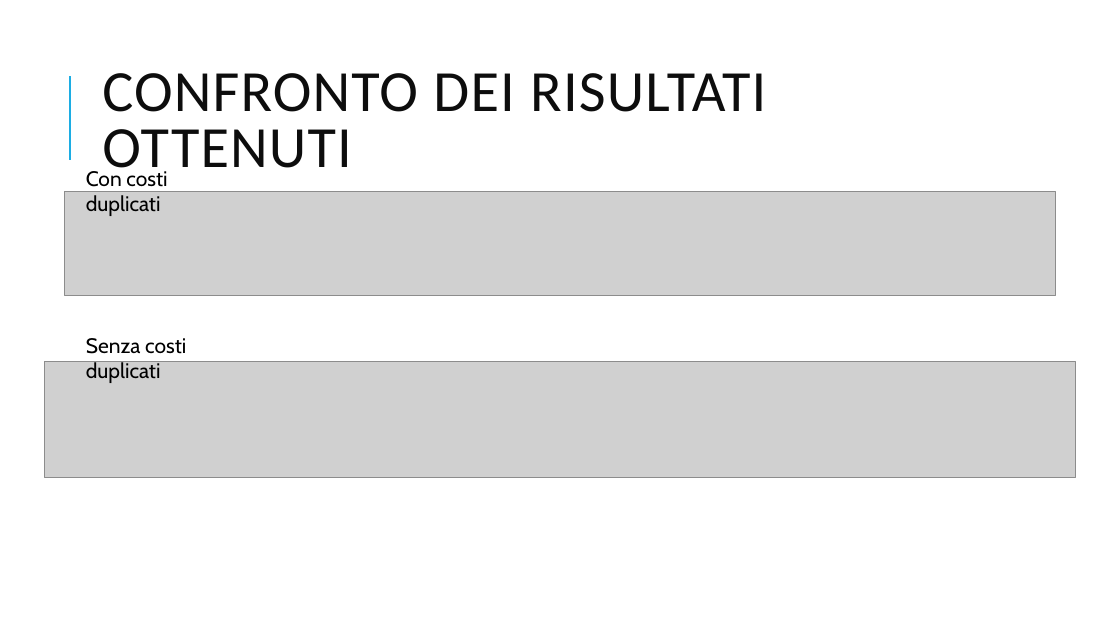
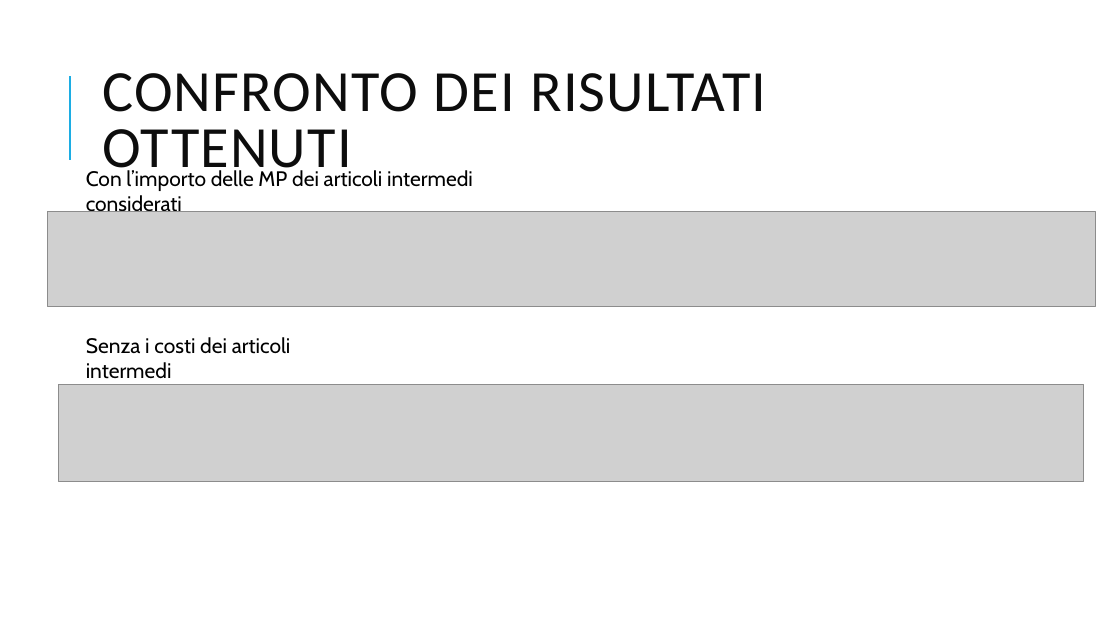
Before and after one commit to VinciGit00/SCGProject, a slide deck: slide 16 of Document/PresentazioneProgetto.pptx (slide 14 before the commit). Drawn at 1120x630 pixels with LibreOffice and Linux fonts; fonts in the diff are those of the drawing; grey boxes stand for pictures. Boxes give left, top, right and bottom in pixels: in the first picture for what was removed or moved away, otherwise in the second. Text is boxed around its words. In the diff, an @@ line names an element or a change of style, - is before the commit and + after.

```diff
--- a/Document/PresentazioneProgetto.pptx
+++ b/Document/PresentazioneProgetto.pptx
@@ text at (86,170,473,212): text changed @@
-Con costi duplicati
+Con l’importo delle MP dei articoli intermedi considerati
@@ picture: place and size @@
-picture at (65,192,1056,296)
+picture at (47,212,1096,307)
@@ text at (86,337,291,385): text changed @@
-Senza costi duplicati
+Senza i costi dei articoli intermedi
@@ picture: place and size @@
-picture at (45,361,1076,477)
+picture at (59,385,1085,482)
```
Also in this commit, not shown: 11 other slides changed, 7 slides added, 8 slides removed, 6 other files.
